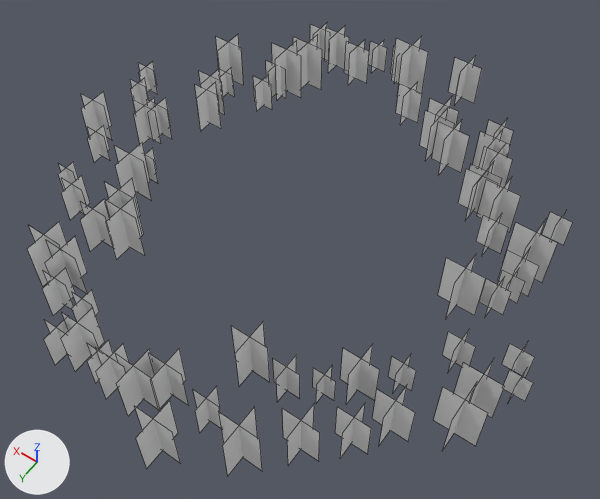
Renders of the OBJ model Assets/Resources/CountryArt/OakGrove.obj from each side of a commit.
Before and after are seen from a 50 mm lens placed at (-61.1, 78.4, 127.2), pointed at (-3.5, -2.1, 0.6). The axes (+X, +Y, +Z) are drawn at lower left. The lights are the same throughout. The older version comes first. Mesh edges are drawn as thin lines. Where no turn or scale is listed for an object, it has been applied to the vertices.

In view in the first picture: 'OakGrove'.
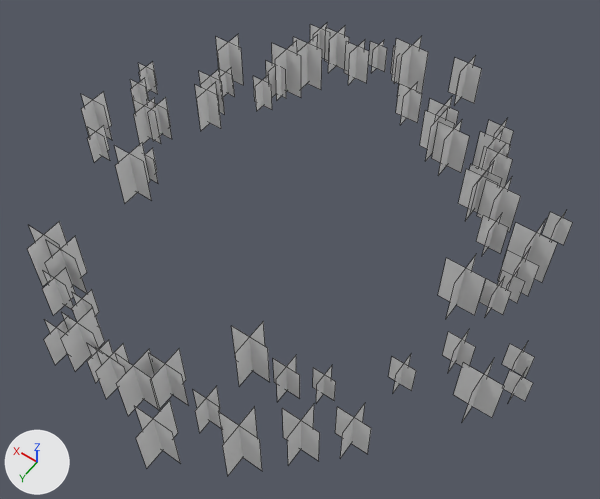
What the commit changed:
me_oakgrove is used by ob_oakgrove; location (0.0, 0.0, 0.0).
me_oakgrove had 576 vertices, 144 faces and spanned x -53.3..53.9, y -63.4..48.2, z -0.1..11.9.
me_oakgrove now has 512 vertices, 128 faces and spans x -53.3..53.9, y -63.4..48.2, z -0.1..11.9.
me_oakgrove part 1: 16 loose pieces with 64 vertices, spanning x -50.3..46.3, y 8.8..23.2, z -0.1..11.5, are deleted.
Other edits to the shape of me_oakgrove do not show in these pictures.

Changed parts and their boxes (x1, y1, x2, y2) in the pictures (600 x 499 px):
part 1 of me_oakgrove, deleted: before (58, 162, 488, 450)
